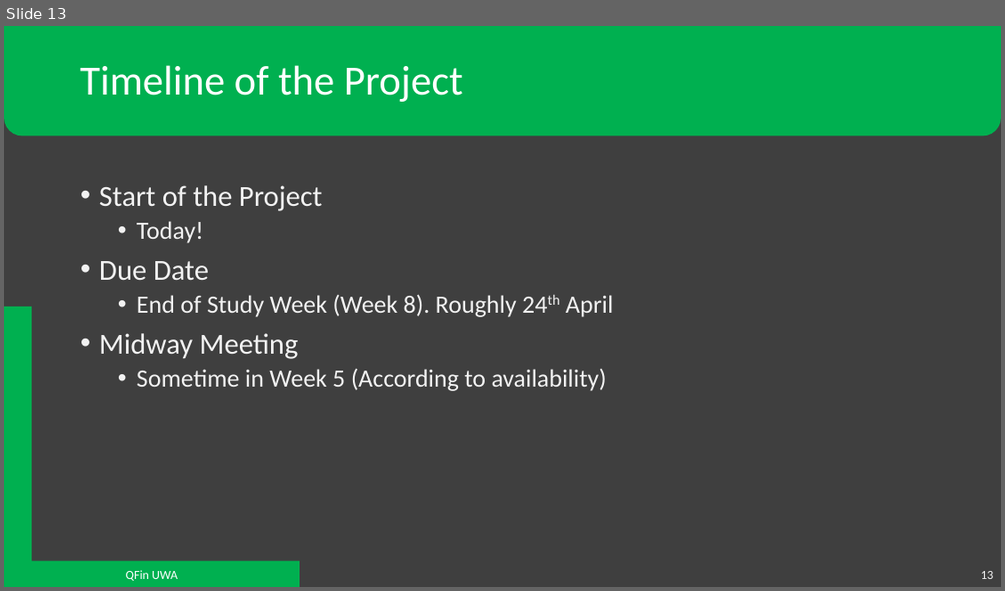
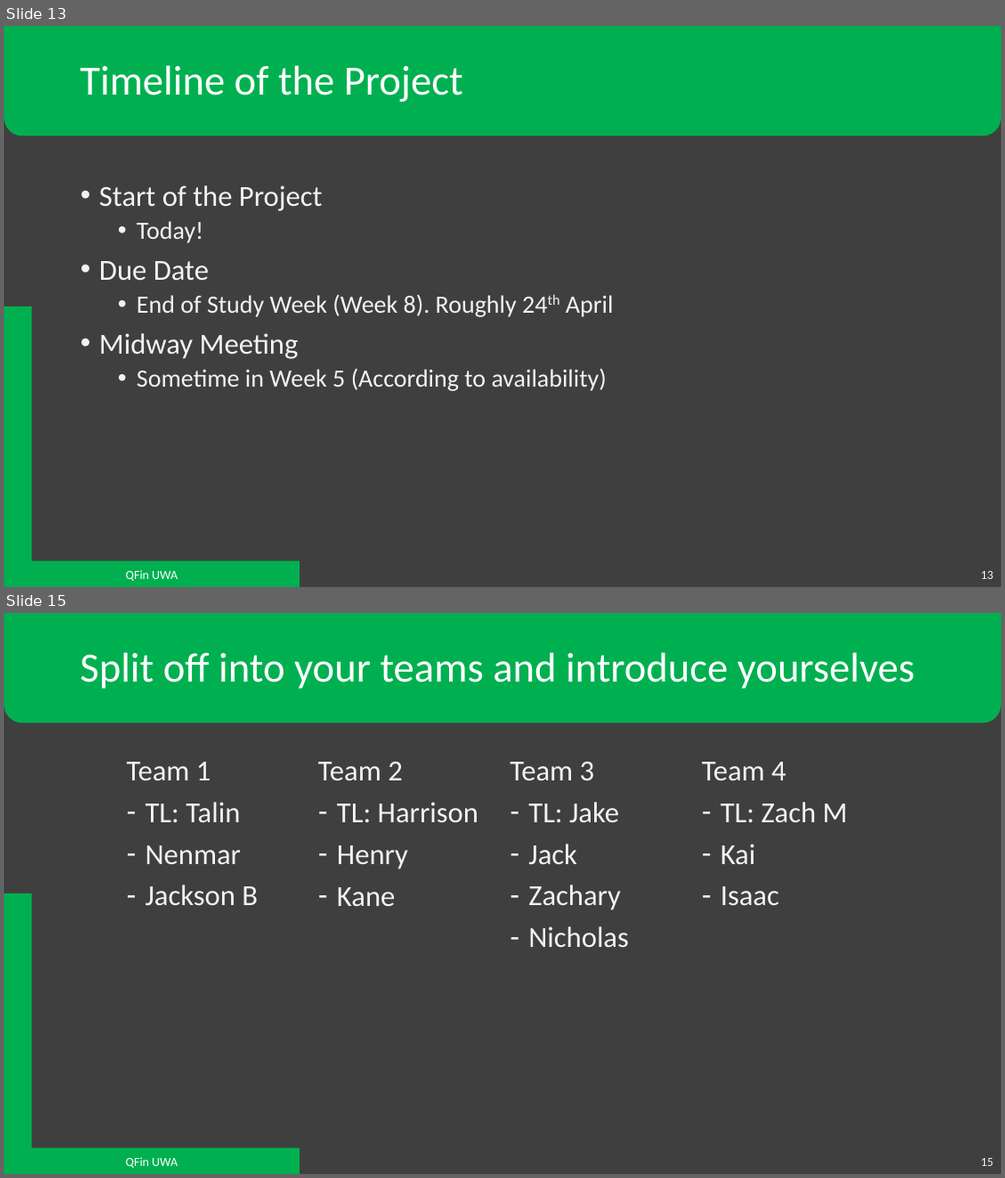
Before and after one commit to QFinUWA/Mean-Reversion-Trading-Team-Project-Semester-1-2022, a slide deck: Mean Reversion - Project Semester 1 2022.pptx. Shown one above the other, each under a label of ours: slide 13 before the commit, slides 13 and 15 after it; the slides between them are not shown. The pictures are 1005x591 and 1005x1178 pixels, drawn with LibreOffice and Linux fonts; fonts in the diff are those of the drawing. Boxes give left, top, right and bottom in pixels: in the first picture for what was removed or moved away, otherwise in the second. Text is boxed around its words. In the diff, an @@ line names an element or a change of style, - is before the commit and + after.

```diff
--- a/Mean Reversion - Project Semester 1 2022.pptx
+++ b/Mean Reversion - Project Semester 1 2022.pptx
@@ slide 15 added at (x1=4, y1=613, x2=1001, y2=1174), background #3F3F3F; not listed: 4 template elements that a slide beside it also shows @@
@@ title added at (x1=80, y1=652, x2=914, y2=689), 40 pt, text #FFFFFF @@
+Split off into your teams and introduce yourselves
@@ text added at (x1=127, y1=762, x2=258, y2=905), 28 pt, text #F2F2F2 @@
+Team 1
+– TL: Talin
+– Nenmar
+– Jackson B
@@ text added at (x1=318, y1=762, x2=478, y2=906), 28 pt, text #F2F2F2 @@
+Team 2
+– TL: Harrison
+– Henry
+– Kane
@@ text added at (x1=510, y1=762, x2=629, y2=947), 28 pt, text #F2F2F2 @@
+Team 3
+– TL: Jake
+– Jack
+– Zachary
+– Nicholas
@@ text added at (x1=702, y1=762, x2=848, y2=905), 28 pt, text #F2F2F2 @@
+Team 4
+– TL: Zach M
+– Kai
+– Isaac
```
Also in this commit, not shown: 1 other slide added.
